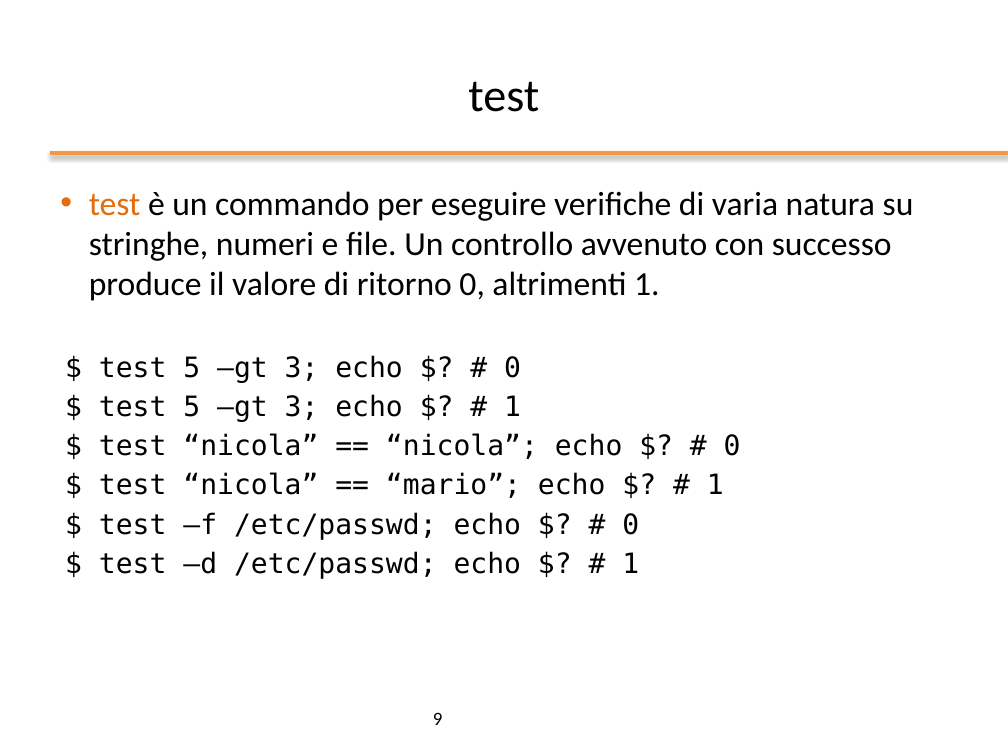
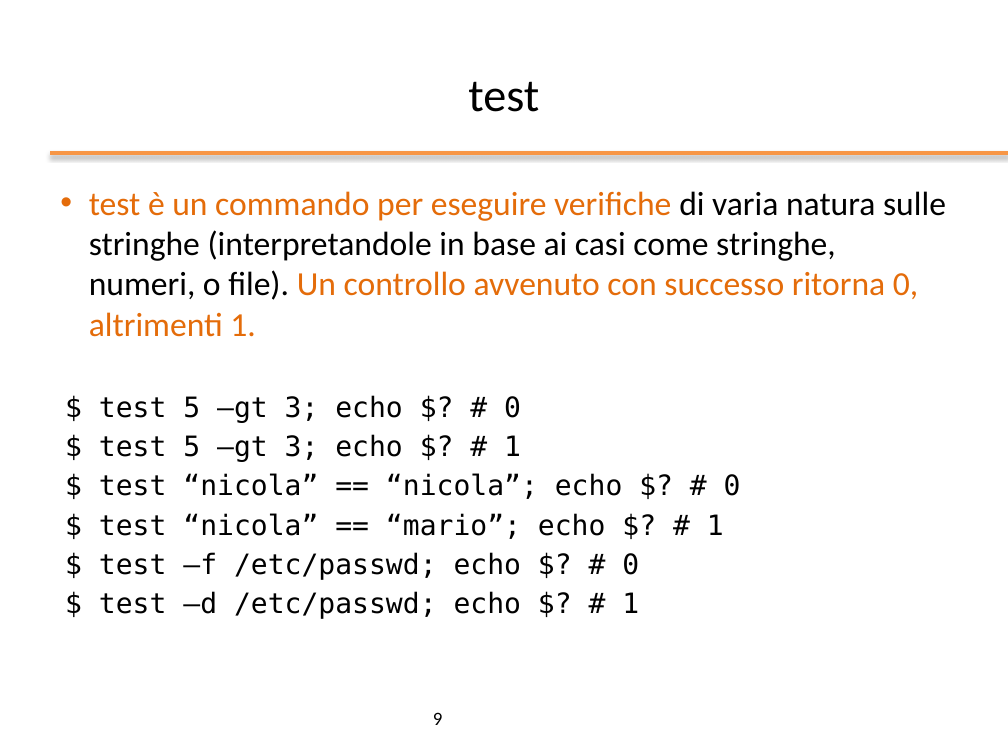
Before and after one commit to nbicocchi/operatingsystemsbsc, a slide deck: slide 9 of slides/ppt/03_Bash Scripting.pptx. Drawn at 1008x756 pixels with LibreOffice and Linux fonts; fonts in the diff are those of the drawing; background and template pictures are left out. Boxes give left, top, right and bottom in pixels: in the first picture for what was removed or moved away, otherwise in the second. Text is boxed around its words. In the diff, an @@ line names an element or a change of style, - is before the commit and + after.

```diff
--- a/slides/ppt/03_Bash Scripting.pptx
+++ b/slides/ppt/03_Bash Scripting.pptx
@@ text at [89,191,946,337]: text changed; text colour #000000 to #E46C0A @@
-• test è un commando per eseguire verifiche di varia natura su stringhe, numeri e file. Un controllo avvenuto con successo produce il valore di ritorno 0, altrimenti 1.
+• test è un commando per eseguire verifiche di varia natura sulle stringhe (interpretandole in base ai casi come stringhe, numeri, o file). Un controllo avvenuto con successo ritorna 0, altrimenti 1.
```
Also in this commit, not shown: 14 other slides changed, 7 slides added, 1 slide removed, 2 other files.
